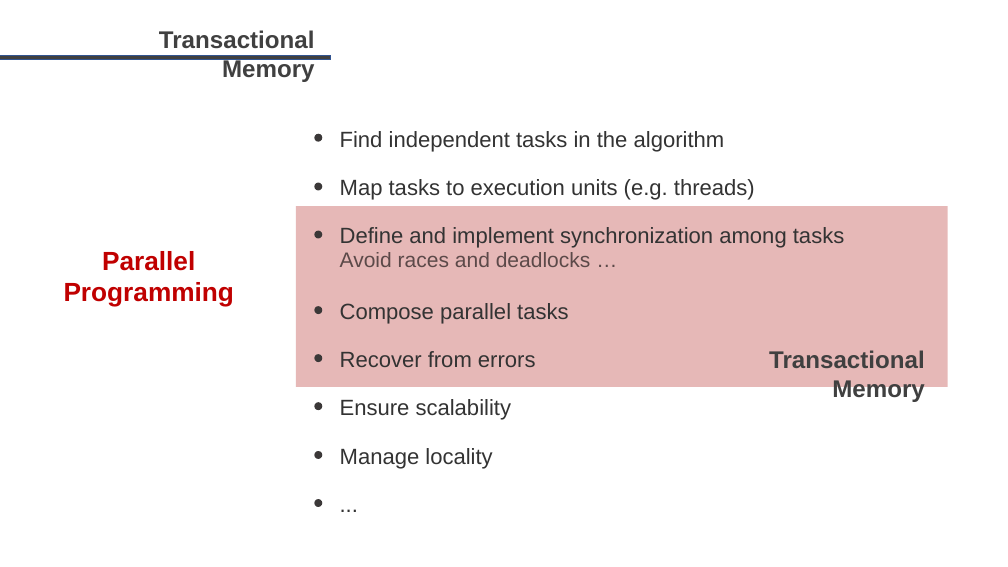
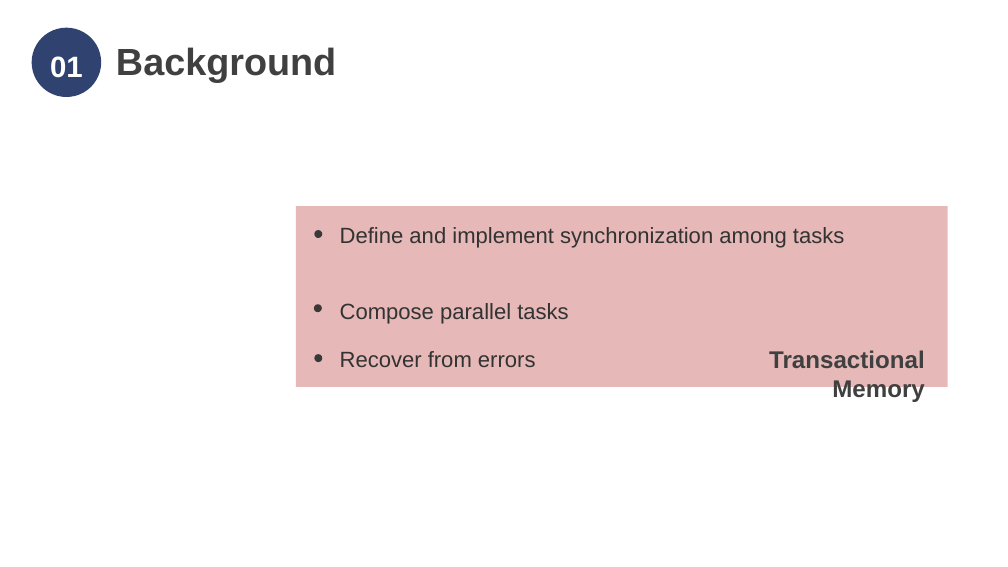
Before and after one commit to LukeLIN-web/distrubuted-ML-system, a slide deck: slide 8 of final report.pptx (slide 4 before the commit). Drawn at 1008x567 pixels with LibreOffice and Linux fonts; fonts in the diff are those of the drawing. Boxes give left, top, right and bottom in pixels: in the first picture for what was removed or moved away, otherwise in the second. Text is boxed around its words. In the diff, an @@ line names an element or a change of style, - is before the commit and + after.

```diff
--- a/final report.pptx
+++ b/final report.pptx
@@ ellipse added at box(32, 28, 101, 98), fill #304270, 28 pt, text #FFFFFF, bold @@
+01
@@ rectangle removed at box(0, 55, 330, 59) @@
@@ text added at box(116, 47, 336, 82), 36 pt, text #404040, bold @@
+Background
@@ text removed at box(159, 30, 315, 82) @@
-Transactional Memory
@@ text removed at box(278, 131, 501, 137) @@
-TM（Transactional Memory），事务内存。
@@ ellipse removed at box(315, 134, 322, 141) @@
@@ text removed at box(340, 131, 725, 152) @@
-Find independent tasks in the algorithm
@@ text removed at box(340, 179, 755, 200) @@
-Map tasks to execution units (e.g. threads)
@@ ellipse removed at box(315, 182, 322, 190) @@
@@ text removed at box(64, 251, 234, 307) @@
-Parallel Programming
@@ text removed at box(340, 252, 591, 267) @@
-Avoid races and deadlocks …
@@ ellipse removed at box(315, 402, 322, 410) @@
@@ text removed at box(340, 399, 511, 420) @@
-Ensure scalability
@@ text removed at box(340, 448, 492, 469) @@
-Manage locality
@@ ellipse removed at box(315, 451, 322, 459) @@
@@ ellipse removed at box(315, 499, 322, 507) @@
@@ text removed at box(340, 490, 991, 512) @@
-...
```
Also in this commit, not shown: 1 other slide changed, 15 slides added, 7 slides removed, 2 other files.
